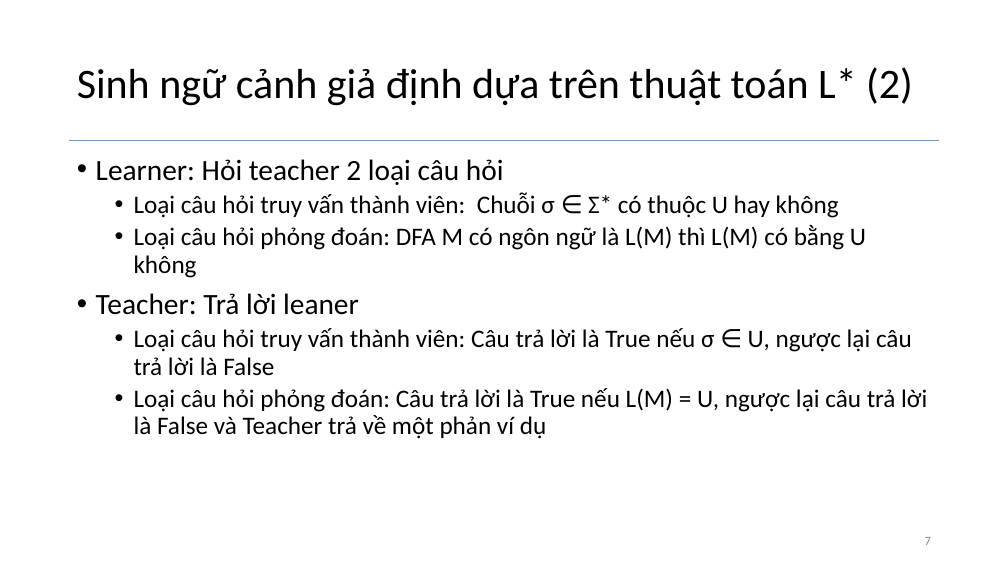
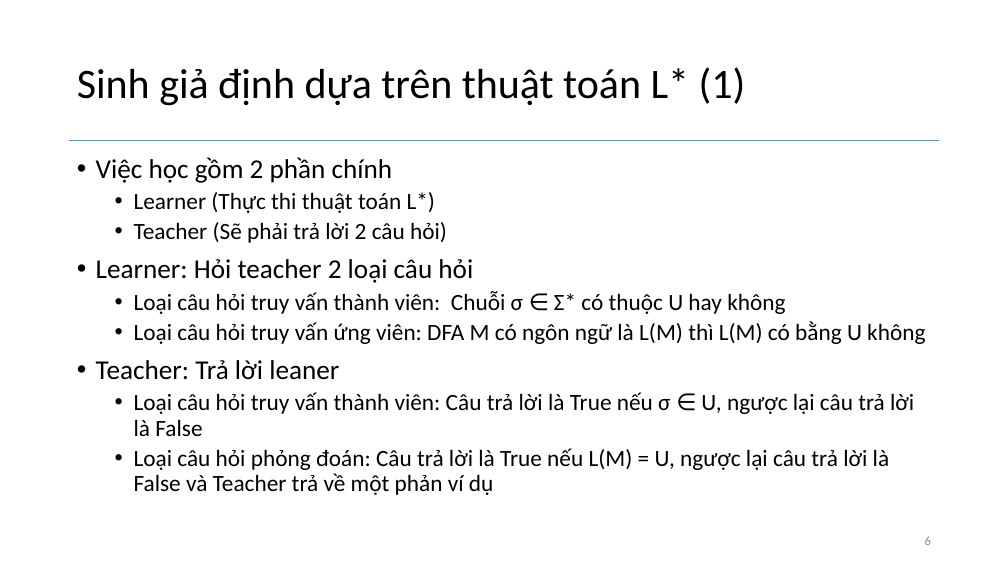
Before and after one commit to hunglv54/master, a slide deck: slide 6 of slide/hunglv_BaoCaoTienDo.pptx (slide 7 before the commit). Drawn at 1008x567 pixels with LibreOffice and Linux fonts; fonts in the diff are those of the drawing. Boxes give left, top, right and bottom in pixels: in the first picture for what was removed or moved away, otherwise in the second. Text is boxed around its words. In the diff, an @@ line names an element or a change of style, - is before the commit and + after.

```diff
--- a/slide/hunglv_BaoCaoTienDo.pptx
+++ b/slide/hunglv_BaoCaoTienDo.pptx
@@ title at (x1=77, y1=67, x2=746, y2=106): text changed @@
-Sinh ngữ cảnh giả định dựa trên thuật toán L* (2)
+Sinh giả định dựa trên thuật toán L* (1)
@@ text at (x1=96, y1=157, x2=447, y2=243): paragraphs added @@
+• Việc học gồm 2 phần chính
+  • Learner (Thực thi thuật toán L*)
+  • Teacher (Sẽ phải trả lời 2 câu hỏi)
@@ text at (x1=96, y1=259, x2=914, y2=495): size 28 to 25.9 pt in "Learner: Hỏi teacher 2 loại câu hỏi", "Teacher: Trả lời leaner"; size 24 to 22.2 pt in "Loại câu hỏi truy vấn thành viên: ...", "Loại câu hỏi truy vấn thành viên: ...", "Loại câu hỏi phỏng đoán: Câu trả ..." @@
@@ text at (x1=134, y1=321, x2=925, y2=344): text changed; size 24 to 22.2 pt @@
-  • Loại câu hỏi phỏng đoán: DFA M có ngôn ngữ là L(M) thì L(M) có bằng U không
+  • Loại câu hỏi truy vấn ứng viên: DFA M có ngôn ngữ là L(M) thì L(M) có bằng U không
@@ page number at (x1=925, y1=536, x2=931, y2=545): text changed @@
-7
+6
```
Also in this commit, not shown: 9 other slides changed, 1 slide added, 1 slide removed, 9 other files.
